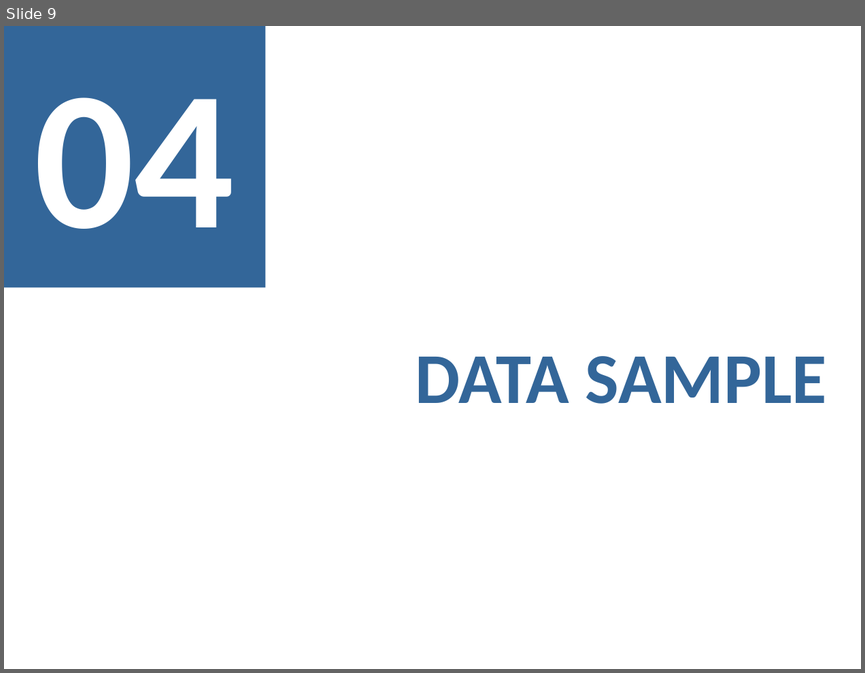
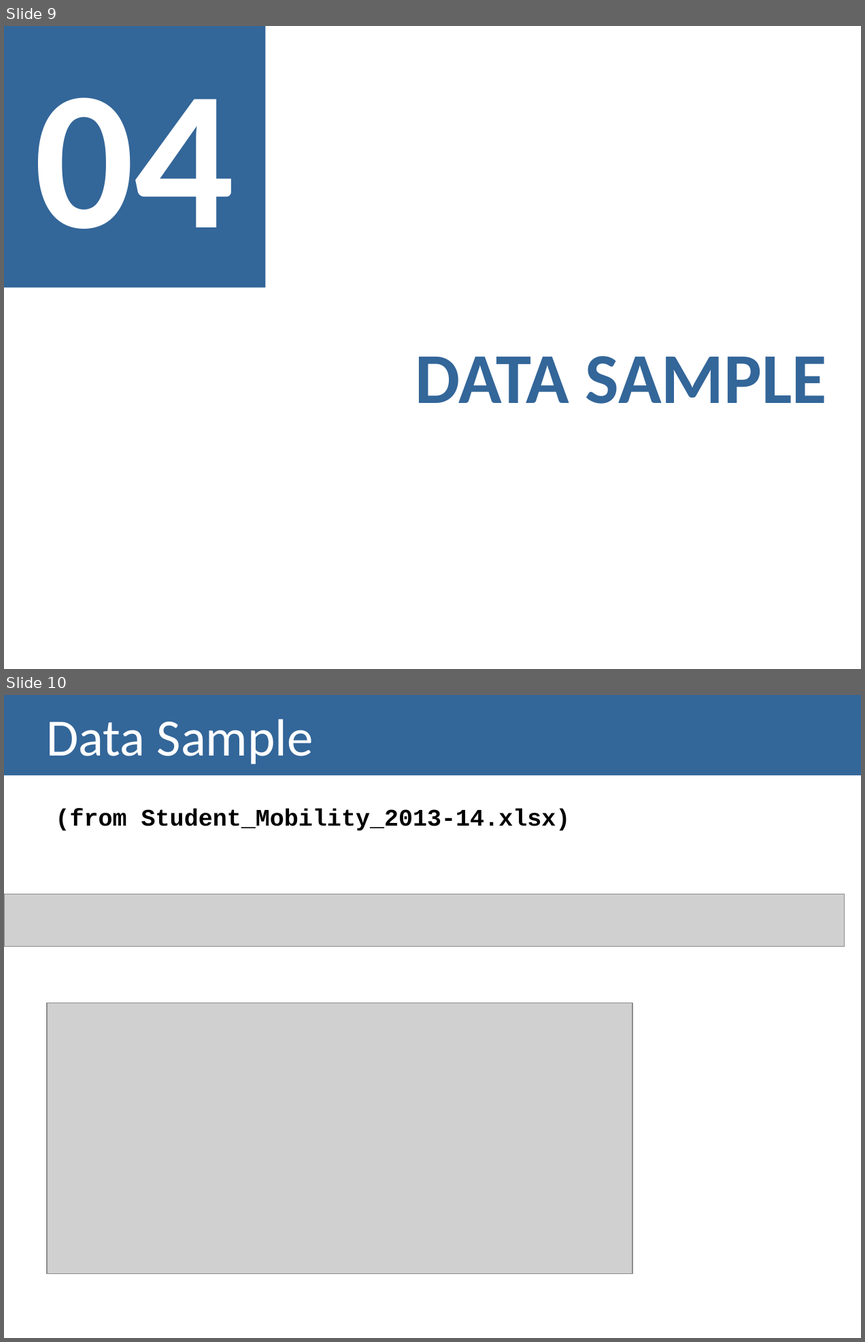
Before and after one commit to mskl/VI13, a slide deck: G21_ChP01_Presentation.pptx. Shown one above the other, each under a label of ours: slide 9 before the commit, slides 9 and 10 after it. The pictures are 865x673 and 865x1342 pixels, drawn with LibreOffice and Linux fonts; fonts in the diff are those of the drawing; grey boxes stand for pictures. Boxes give left, top, right and bottom in pixels: in the first picture for what was removed or moved away, otherwise in the second. Text is boxed around its words. In the diff, an @@ line names an element or a change of style, - is before the commit and + after.

Commit message:
Add temporary data-slides with screenshot

```diff
--- a/G21_ChP01_Presentation.pptx
+++ b/G21_ChP01_Presentation.pptx
@@ slide 10 added at bbox=[4, 695, 861, 1338], background #FFFFFF @@
@@ title added at bbox=[4, 695, 861, 775], fill #336699, 44 pt, text #FFFFFF @@
+Data Sample
@@ text added at bbox=[56, 809, 570, 831], 20 pt, text #000000, bold @@
+(from Student_Mobility_2013-14.xlsx)
@@ picture added at bbox=[4, 894, 844, 946] @@
@@ picture added at bbox=[47, 1002, 632, 1273] @@
```
Also in this commit, not shown: 1 slide removed.
